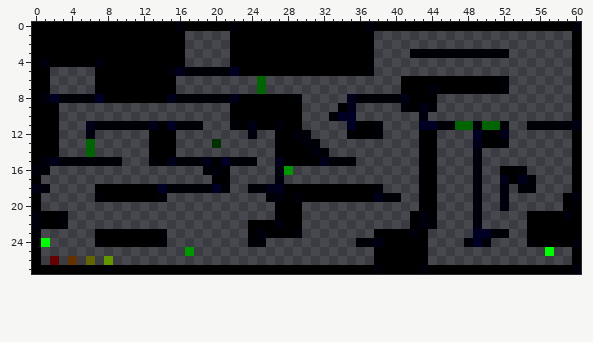
Two versions of one pixel-art sprite, The Seekers Way 0.2/Level3.png. The first picture shows the starting point.
The file is 61x28 pixels. Colours within 5 levels of each other are drawn and written as one.
Once edited:
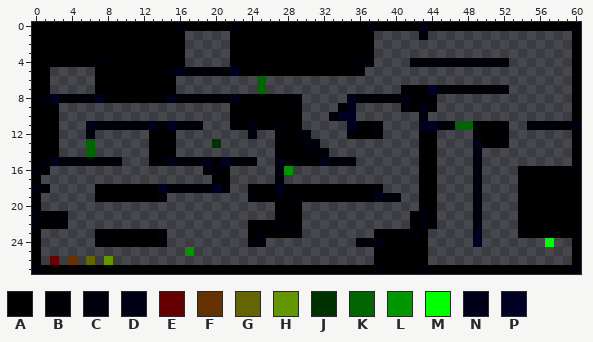
Palette (. is transparent): A #000000  B #000007  C #00000d  D #000014  E #640000  F #643200  G #646400  H #649600  J #003200  K #006402  L #009600  M #00ff00  N #00001b  P #000024
Diff:
@@ x 34..54 @@
- 0 AAACAAAAAAAAAAAAAAAAA
- 1 AAAA.................
+ 0 AAACAAAAADAAAAAAAAAAA
+ 1 AAAA.....C...........
  2 AAAA.................
- 3 AAAA....BBBBBBBBBBB..
- 4 AAAA.................
- 5 AAAB.................
- 6 .......AAAAAAAAAAAB..
- 7 .......AAACAAAAAAAB..
+ 3 AAAA.................
+ 4 AACB....BBBBBBBBBBB..
+ 5 AAB..................
+ 6 .....................
+ 7 .......AAAPBBBBBBBB..
  8 .NBBBBBDAAA..........
@@ x 47..54 @@
 10 ........
-11 KKBKKB..
-12 ..PAAN..
+11 KKAAAB..
+12 ..AAAA..
 13 ..NAAB..
@@ x 0..60 @@
 15 ACNBBBBBBB...BANBBBNAPBBB..NAAAANBBB.......AA....C..........A
-16 CB.................BCA.....CL..............AA....C..AAB.....A
-17 A...................AA.....C...............AA....C..NANB....A
-18 DB.....AAAAAAAPBBBBBPB..BBNNAAAAAAAAAAB....AA....C..C.BB....A
-19 A......BAAAAAAB...........BCACAAAAAAAANBB..AA....C..C......AC
-20 A..........................AAA.............AA....C..C......AA
-21 CAAB.......................AAA............ACA....C.....AAAACA
-22 CAAB....................AAACAA............ACB....C.....AAAAAA
-23 B......AAAAAAAB.........ACAAAB........AAAACA.....PPBB..AAAAAA
-24 AM.....BAAAAAAB.........BB..........BBDAAAAA....BPB....BAAAAC
-25 A................L....................AAAAAA.............M..A
+16 CB.................BCA.....CL..............AA....C....AAAAAAC
+17 A...................AA.....C...............AA....C....AAAAAAA
+18 DB.....AAAAAAAPBBBBBPB..AAANAAAAAAAAAAB....AA....C....AAAAAAA
+19 A......BAAAAAAB.........BAACACAAAAAAAANBB..AA....C....AAAAAAA
+20 A..........................AAA.............AA....C....AAAAAAA
+21 CAAB.......................AAA............ACA....C....AAAAAAA
+22 CAAB....................AAACAA............ACB....C....AAAAAAA
+23 A......AAAAAAAB.........ACAAAB........AAAACA.....P....BAAAAAC
+24 A......BAAAAAAB.........BB..........BBDAAAAA.....P.......M..A
+25 A................L....................AAAAAA................A
 26 A.E.F.G.H.............................AAAAAA................A
-27 AAAAAAAAAAAAAAAAAAAAAAAAAAAAAAAAAAAAAACAAAACAAAAAAAAAAAAAAAAC
+27 CAAAAAAAAAAAAAAAAAAAAAAAAAAAAAAAAAAAAACAAAACAAAAAAAAAAAAAAAAC
Boxes around the changes in both pictures, in picture pixels (x1, y1, x2, y2):
changed: (356, 22, 581, 256)
changed: (248, 184, 275, 202)
changed: (32, 229, 50, 274)
